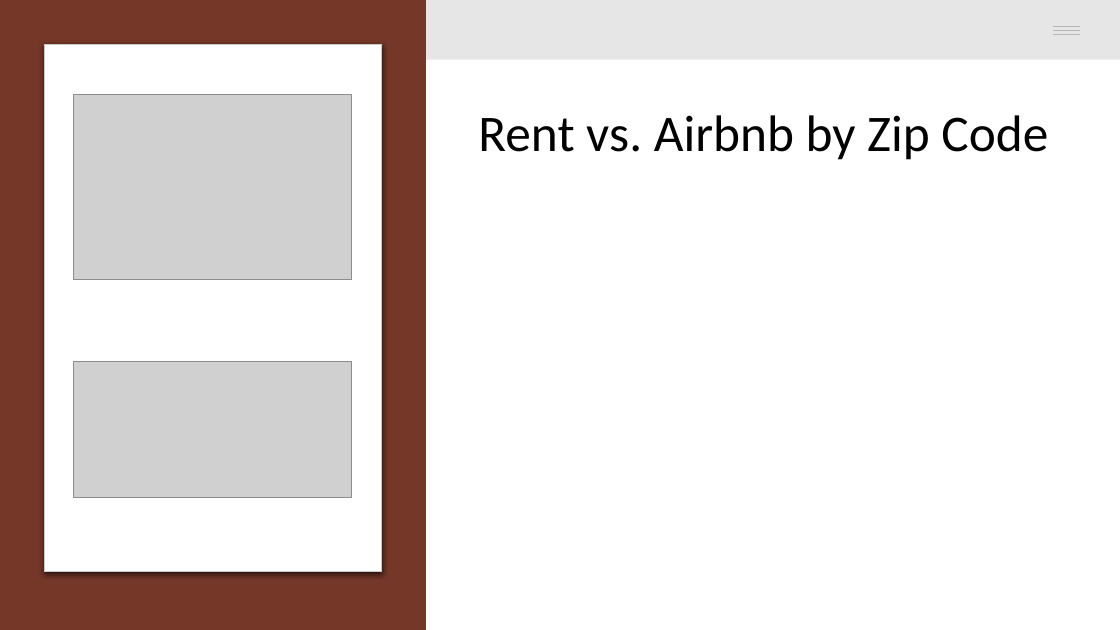
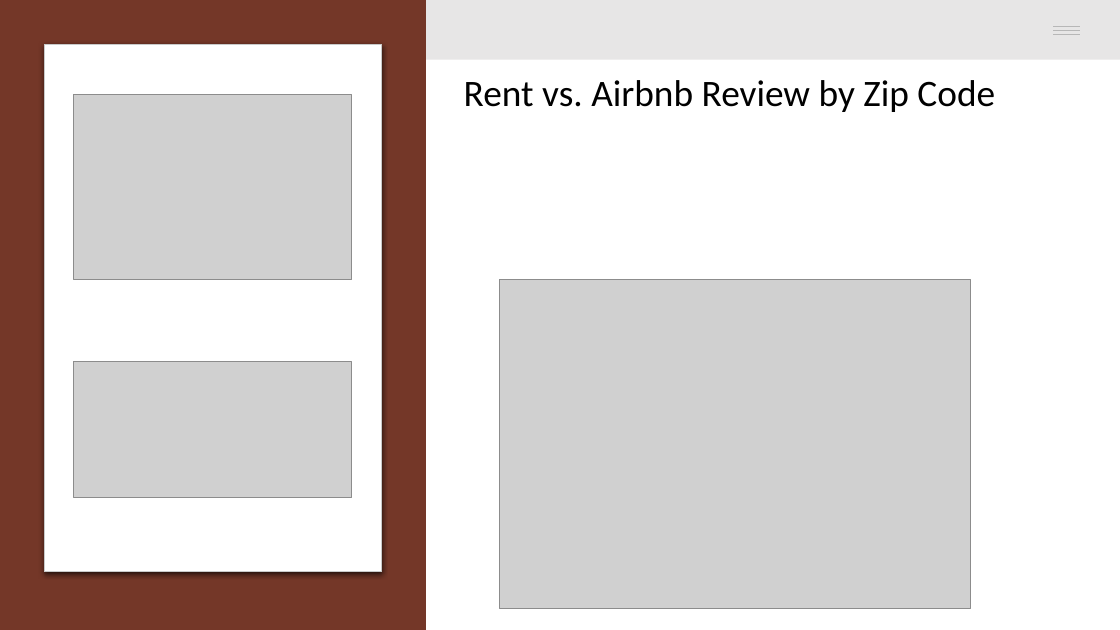
Before and after one commit to GarimaChauhan16/Chicago-Housing-Prices, a slide deck: slide 14 of Project1_Presentation.pptx (slide 13 before the commit). Drawn at 1120x630 pixels with LibreOffice and Linux fonts; fonts in the diff are those of the drawing; grey boxes stand for pictures. Boxes give left, top, right and bottom in pixels: in the first picture for what was removed or moved away, otherwise in the second. Text is boxed around its words. In the diff, an @@ line names an element or a change of style, - is before the commit and + after.

```diff
--- a/Project1_Presentation.pptx
+++ b/Project1_Presentation.pptx
@@ title at (x1=464, y1=80, x2=995, y2=112): text changed; size 44 to 32 pt @@
-Rent vs. Airbnb by Zip Code
+Rent vs. Airbnb Review by Zip Code
@@ picture added at (x1=500, y1=280, x2=971, y2=609) @@
```
Also in this commit, not shown: 3 other slides changed, 1 slide added, 2 other files.
